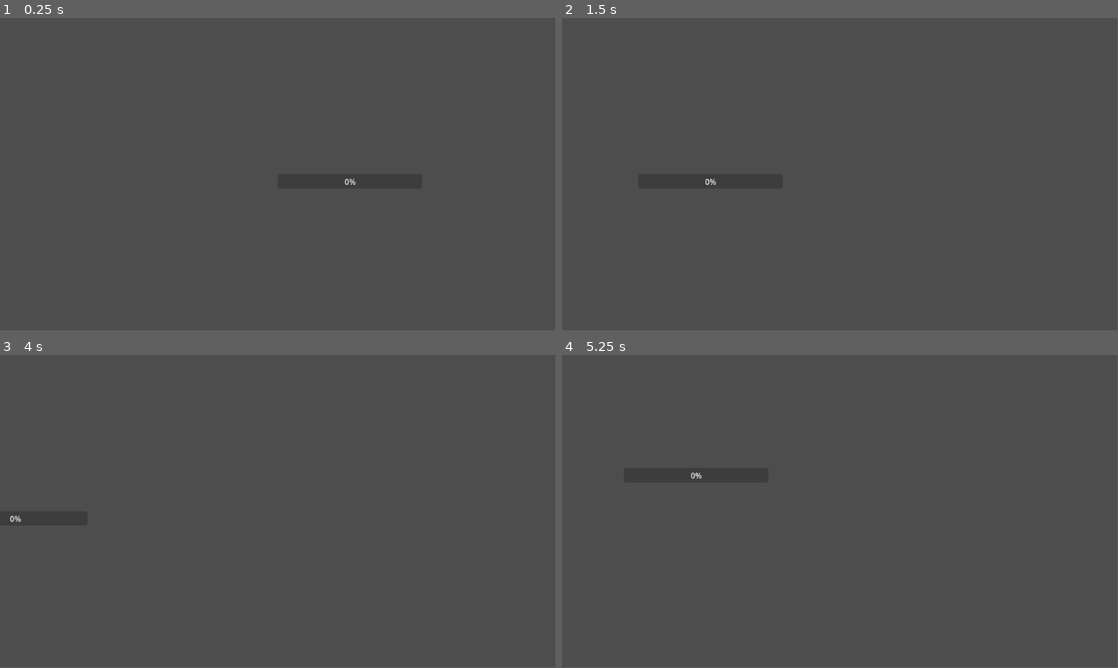
Above: before the commit, frames 1-4 (two rows, left to right).
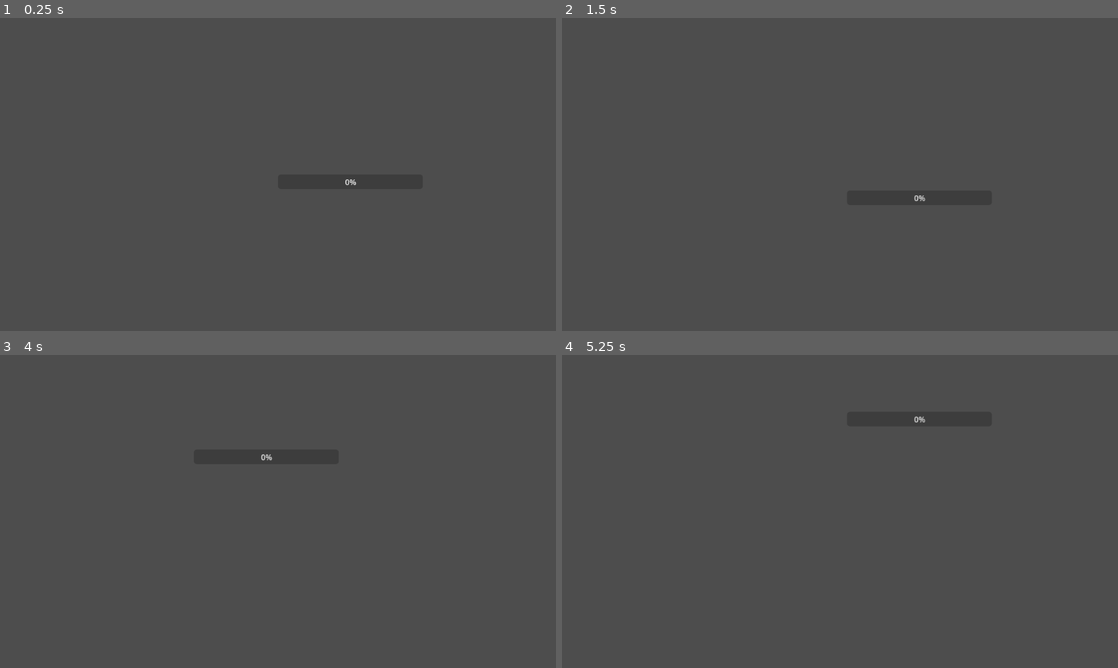
Above: after the commit, the same moments.

Repository: Tellenn/artifactsmmo-godot-client
Game: Godot game, scene res://loading_screen.tscn
The game is run twice, just before and just after one commit, with the same random seed, the same clock (stepped at 60 frames per second) and the same inputs.
Inputs (mouse positions are in pixels of both pictures, inside the frame that each line leads up to):
- Up to frame 1 (0.25 s): no input
- Up to frame 2 (1.5 s): tap Enter at 0.5 s; move the mouse to (962, 158) at 0.52 s; hold D (Right) 0.53-1.25 s; click (962, 158) at 0.67 s; tap Space at 1.25 s; drag from (728, 190) to (812, 237) at 1.27 s
- Up to frame 3 (4 s): tap Enter at 2, 3.5 s; move the mouse to (333, 442) at 2.02 s; hold D (Right) 2.03-2.75 s; click (333, 442) at 2.17 s; tap Space at 2.75 s; drag from (250, 574) to (111, 464) at 2.77 s; move the mouse to (444, 558) at 3.52 s; hold A (Left) from 3.53 s (still down); click (444, 558) at 3.67 s
- Up to frame 4 (5.25 s): release A (Left) at 4.25 s; tap Space at 4.25 s; drag from (673, 464) to (756, 433) at 4.27 s; move the mouse to (867, 511) at 5.02 s; hold S (Down) from 5.03 s (still down); click (867, 511) at 5.17 s
In our replay, the window is 799x449 before the commit and 800x450 after it. These sizes can differ from the game's own. Grey fills any space a smaller window leaves; there, only what the larger window draws over its background counts as a difference.

The runs differ from the first frame. In frame 1, less than 0.1% of the frame differs, in the area x 62-65%, y 51-54%; in frame 2, less than 0.1%; in frame 3, less than 0.1%, in the area x 1-49%, y 31-54%; in frame 4, less than 0.1%.

Commit message:
Added mouse camera control

Diff:
--- a/map/camera_2d.gd
+++ b/map/camera_2d.gd
@@ -7,16 +7,38 @@
 func _ready() -> void:
 	pass # Replace with function body.
 
-
 # Called every frame. 'delta' is the elapsed time since the previous frame.
 func _process(_delta: float) -> void:
 	var direction = get_input_direction()
 	if direction.is_zero_approx():
 		return
-	move_to(direction)
+	position = position + direction
 
+# --- existing variables ---
+var drag_speed: float = 1.0  # adjust if needed
+
+# --- drag state ---
+var _dragging: bool = false
+var _drag_start_mouse: Vector2
+var _drag_start_cam: Vector2
+
+# For click & move
+func _input(event: InputEvent) -> void:
+	if event is InputEventMouseButton:
+		if event.button_index == MOUSE_BUTTON_LEFT:
+			if event.pressed:
+				_dragging = true
+				_drag_start_mouse = get_viewport().get_mouse_position()
+				_drag_start_cam = position
+			else:
+				_dragging = false
+
+	if event is InputEventMouseMotion and _dragging:
+		var delta = get_viewport().get_mouse_position() - _drag_start_mouse
+		position = _drag_start_cam - delta * drag_speed
+
+# For WASD movement
 func move_to(direction: Vector2):
-
 	set_process(false)
 	var tween := create_tween()
 	tween.set_ease(Tween.EASE_IN)
--- a/project.godot
+++ b/project.godot
@@ -15,6 +15,11 @@
 run/main_scene="uid://3yx3q0xnw607"
 config/features=PackedStringArray("4.6", "Forward Plus")
 config/icon="res://icon.svg"
+
+[display]
+
+window/stretch/mode="viewport"
+window/stretch/aspect="expand"
 
 [input]
 
